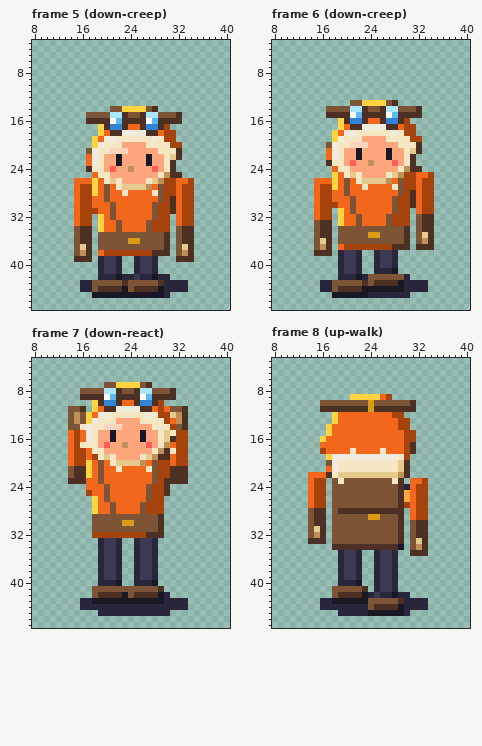
Edited in one commit: pixel-art file (art/companion-48/review-place/work/pawn-aseprite/pawn.aseprite). The first picture shows the starting point.
48x48 pixels, 28 frames. Shown: frame 5 (down-creep): x 8..40, y 3..47; frame 6 (down-creep): x 8..40, y 3..47; frame 7 (down-react): x 8..40, y 3..47; frame 8 (up-walk): x 8..40, y 3..47. The commit also changed other frames, which this record leaves out.
The same view after the edit:
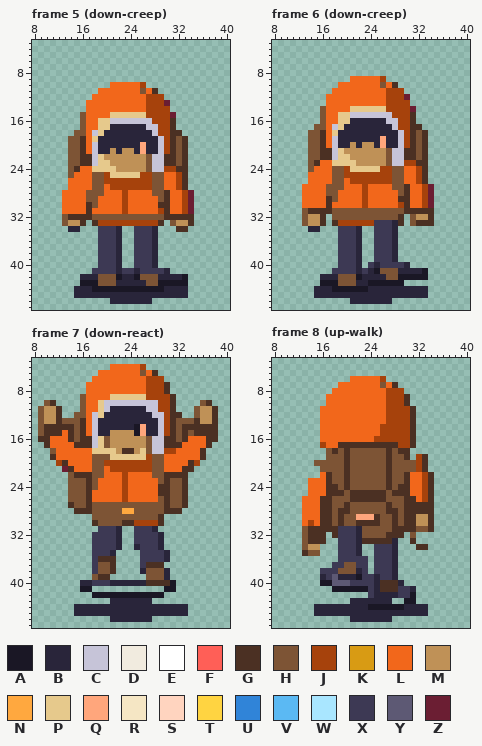
Palette (. is transparent): A #1a1725  B #29253a  C #c6c4d8  D #f1ebdf  E #ffffff  F #ff5f57  G #4b3023  H #7d5435  J #a6420c  K #d89b14  L #f2671b  M #bf9157  N #ffa83f  P #e6c98c  Q #ffa67c  R #f5e6c4  S #ffd4bf  T #ffd441  U #3084d8  V #5bb9f3  W #a9e6ff  X #3d3954  Y #5d5974  Z #6b1e33
What changed:
Changed rows in their new state; - is an unchanged pixel.
Frame 5 (down-creep):
first column x 13:
10 --------LLLLLJ--------
11 ------LLLLLLLHLG------
12 -----LLLLLLLLLJJJ-----
13 ----LLLLLLLLLLJJJZ----
14 ----LLLLLLLLLLJJJJ----
15 ---HLLLLPPPPPPJJJJZ.--
16 ---HLLPPCCCCCCCJJJ-.--
17 ---HLLPPBBBBBBCCJ-G---
18 --HHLCPBBBBBBBBCJ-GG--
19 -HHGLPBBBBBBBBBBC-GHG-
20 -HHGLCBBBBBBB-BBCJGHG-
21 -HHGLCBBMBMMB-BBCJGHG-
22 -HHGGCPMMMMMMMHCCGGHG-
23 -HHGGCPPMMMMMMHCCG-HG-
24 -HGLLPPPPMM-MMHCCJJGG-
25 -HLLLHHJPPPPPJJHHLLJG-
26 -L---HHJJJJJJJJHHLLJG.
27 -L-LLHHLJJJJJJJH-LLJG.
28 LL-LHHHL--J----H-GL--Z
29 LL-LHH-L--J------GL--Z
30 LL-LGH--L-J----LGGL--Z
31 LL-LGL--L-J----L-GL--Z
32 HGGGGHHH-HHHHHH-HGGGGG
33 HMMG.GJJJJJJJJJ-G.HMMG
34 -BB..-XXXB..XXXB..-G-.
35 --...-XXXB..XXXB..-...
36 --...-XXXB..XXXB..-...
37 --...-XXXB..XXXB..-...
38 --...-XXXB..XXXB..-...
39 --...-X-----X------...
40 ------X-----X---------
41 -----XX---XX---XXB----
42 ---BBBHHH---AHHH--BBA-
43 ---AAA---BBBBB--AAAAA-
44 --B--AAAAA-AAAAA------
45 --BBBBBBBBBBBBBBB-BBB-
46 --------BBBBBBB-------
Frame 6 (down-creep):
first column x 13:
 9 --------LLLLLJ--------
10 ------LLLLLLLHLG------
11 -----LLLLLLLLLJJJ-----
12 ----LLLLLLLLLLJJJZ----
13 ----LLLLLLLLLLJJJJ----
14 ---HLLLLPPPPPPJJJJZ.--
15 ---HLLPPCCCCCCCJJJ-.--
16 ---HLLPPBBBBBBCCJ-G---
17 --HHLCPBBBBBBBBCJ-GG--
18 -HHGLPBBBBBBBBBBC-GHG-
19 -HHGLCBBBBBBB-BBCJGHG-
20 -HHGLCBBMBMMB-BBCJGHG-
21 -HHGGCPMMMMMMMHCCGGHG-
22 -HHGGCPPMMMMMMHCCG-HG-
23 -HGLLPPPPMM-MMHCCJJGG-
24 -HLLLHHJPPPPPJJHHLLJG-
25 -LLLLHHJJJJJJJJHHLLJG.
26 -L---HHLJJJJJJJH-LLJG.
27 LL-LHHHL--J----H-GL--Z
28 LL-LHH-L--J------GL--Z
29 LL-LGH--L-J----LGGL--Z
30 LL-LGL--L-J----L-GL--Z
31 HGGGGHHH-HHHHHH-HGGGGG
32 HMMG.HHHH-HHHH-HG.HMM-
33 HMM-.GJJJJJJXXXBG.HG--
34 -BB..-XXXB..XXXB..-...
35 --...-XXXB..XXXB..-...
36 --...-XXXB..XXXB..-...
37 --...-XXXB..XXXB..-...
38 --...-X-----X---------
39 ------X-----X---------
40 ------X----X---XXB----
41 -----XX---XBAHHHBBBBA-
42 ---BBBHHH--BBB--AAAAA-
43 ---AAA---BBAAAAA-....-
44 --B--AAAAA-BBBBBB-----
45 --BBBBBBBBB-------BBB-
46 --------BBBBBBB-------
Frame 7 (down-react):
first column x 9:
 4 ------------LLLLLJ------------
 5 ----------LLLLLLLHLG----------
 6 ---------LLLLLLLLLJJJ---------
 7 --------LLLLLLLLLLJJJG--------
 8 -------.LLLLLLLLLLJJJG.-------
 9 -------HLLLLPPPPPPJJJJ--------
10 -HG----HLLPCCCCCCCCC-JG----HG-
11 HMMG-..HLLPCBBBBBBCC-JG..-HMMG
12 HMMG-.H-LCPBBBBBBBBCC-GG.-HMMG
13 HMMGH-HGLCBBBBBBBBBBC-GHHHGMMG
14 HGGGGG-GLCBBBBBBA-BBCJG--GGGGG
15 HGGGLGHGLCBBMMMMAQBBCJGHGHGGGG
16 GGLLLGHGGCPHMMMMMMHCCG-HGLLLGG
17 -GLLL-GGGCPHMM-MMMHCCGGGLLLLG-
18 --HLL-LL-PPPPMGGMPHCCJJLLLLG--
19 --GLL-LL-HHHPPPPPPJHHL-LLLLG--
20 ---JG-LLLH-JJJJJJJJ-HL-LLGJ---
21 ----ZGLLLH--JJJJJJJ-HLLL-G----
22 --------GH----J-----HG--------
23 -----HHHGHL---J----LH-HH------
24 -----HHHGH-L--J---LLG-HHG-----
25 -----HHHG--L--J---LLG-HHG-----
26 -----HHHGL-L--J---LLHGHHG-----
27 -----GHHGHHH-HHHH-HHHGHHG-----
28 ------GGGHHH-HNNH-HHHGGG------
30 ---------G----GGJJJJ----------
31 ---------.XXXB..XXXB.---------
32 ---------XXXXB..XXXXB---------
33 ---------XX-----X--XB---------
34 ---------XX--------XB---------
35 ---------XX-B.--.--XXB--------
36 ---------XGGG.--.--XXB--------
37 ---------XHHG.--.-GGG---------
38 ---------XHHG.--.BHHHB--------
39 ---------HGG..--..HHHB--------
40 -------BBXXX-BBB--GGGGA-------
41 -------AA............AA-------
42 ---------AAAAA-AAAAA-.--------
43 -------.....BBBBBBB......-----
44 ------B-----------------------
45 ------BBBB------------BBB-----
46 ------------BBBBBBB-----------
Frame 8 (up-walk):
first column x 13:
 6 --------LLLLLJ--------
 7 ------LLLLLLLHLG------
 8 -----LLLLLLLLLJJJ-----
 9 ----LLLLLLLLL--JJG----
10 ---.LLLLLLLLLLJJJG.---
11 ---LLLLLLLLLLLJJJJ----
12 ---LLL--------J--JG---
13 ---LLL--------JJ--G---
14 ---LL--------JJJ--G---
15 ---LL--------JJJJ-G---
16 ---L--------JJJJJ-G---
17 ---J--GGGGGGGGGGJ-----
18 ---.HGHGHHHHHHGHGG.---
19 ----HHHGHHHHHHGHHG-JG-
20 --HH-HHGHHHHHHGHHHHJG-
21 ---HHHHGHHHHHHGHHHHJG-
22 -..--HHGHHHHHHGHH-LLJG
23 --LLG-HG------GHHG---G
24 --LLGG-G------G--G-L-G
25 --LLGGG-GGGGGG-G-G-L-G
26 L-LGG---GGGGGG--HGGL-G
27 L-LGG--G------G-HGGGGG
28 LLL-G---HHHHHH--HGGGGG
29 LLL-G-G--QQQG--GHGGMMG
30 LJL-G-G--GGGG--GHGGMMG
31 HGG-GGXXXB-----G-GGHHG
32 HGG--GXXXB----GG---..-
33 H----.XXXBGGGGGB.-G..-
34 HMM--.XXXB..XXXB.-.G--
35 GHH---X-----X-----...-
36 ------X--XX-X---------
37 -----XXHHXX-X---------
38 ---XXXHHH-X-X---------
39 ---BXY-BBAXX----------
40 ---AAYYYXXXX-GGGB-----
41 -----AAAAAAX-GGGXXB---
42 -----......XB--BXXA---
43 ---.....BBBBBBB..AA..-
44 --B--------AAAAA------
45 --BBBB-----BBBBBB-BBB-
46 --------BBBBBBB-------
Where, in picture pixels (left, top, right, bottom), the same in both pictures:
changed: (62, 82, 194, 304)
changed: (302, 76, 434, 304)
changed: (38, 364, 218, 622)
changed: (302, 376, 434, 622)
